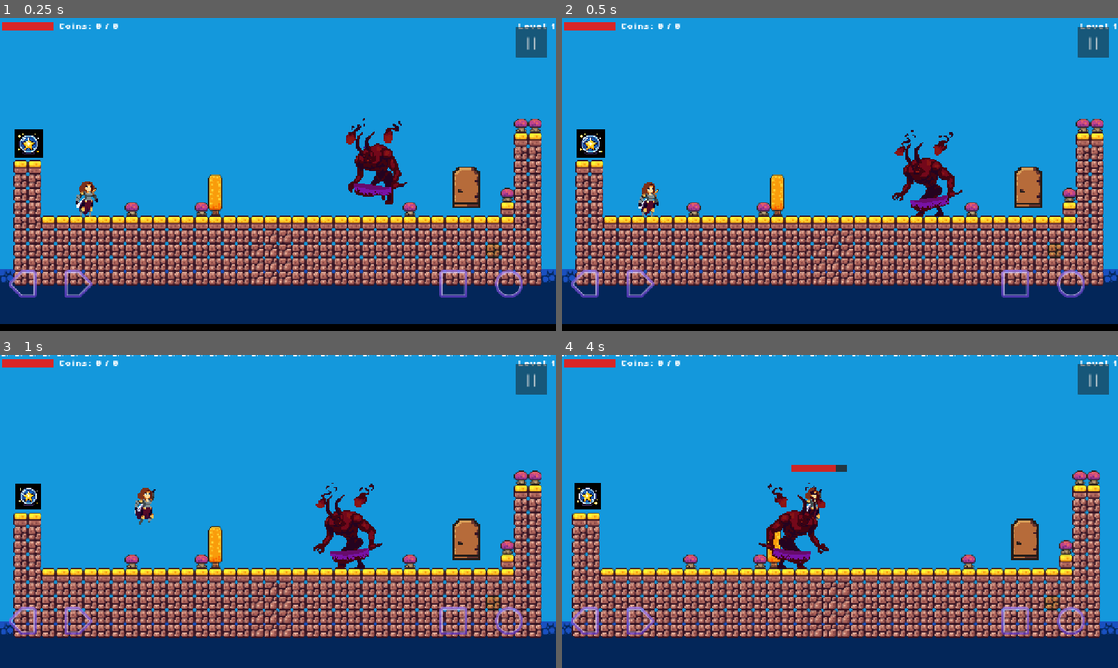
Above: before the commit, frames 1-4 (two rows, left to right).
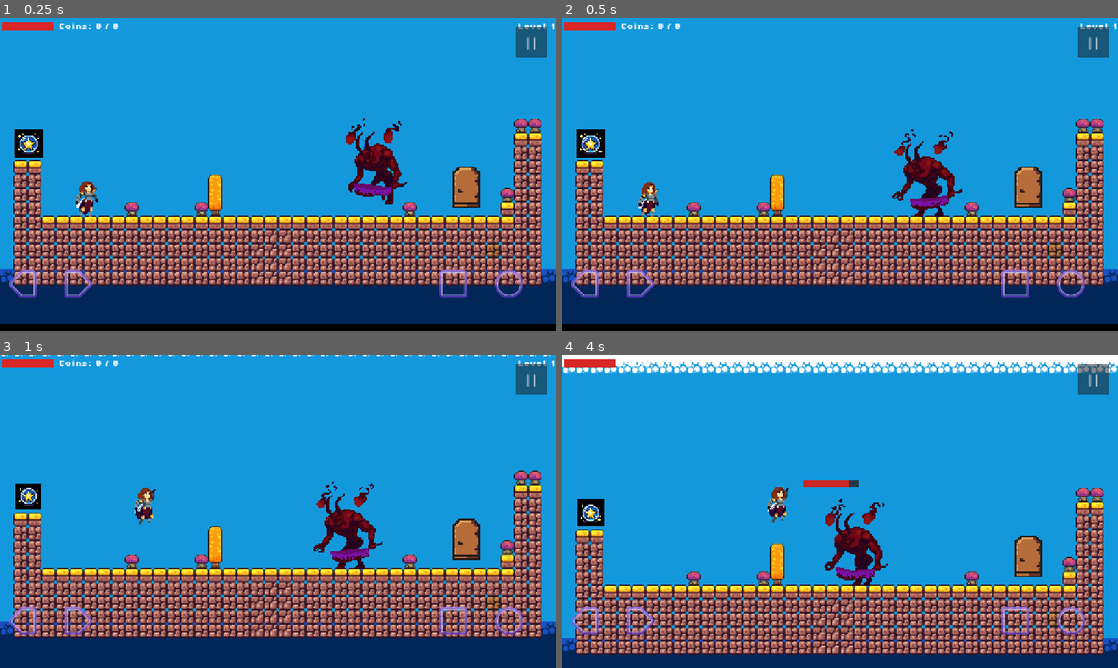
Above: after the commit, the same moments.

Repository: RazorRyan/PrincessCoinQuest
Game: Godot game, scene res://scenes/levels/forest_levels/BossLevel.tscn
The game is run twice, just before and just after one commit, with the same random seed, the same clock (stepped at 60 frames per second) and the same inputs. This scene is started directly instead of the project's main scene. Sound files missing from this copy of the repository are replaced by a short silence.
Inputs (mouse positions are in pixels of both pictures, inside the frame that each line leads up to):
- Up to frame 1 (0.25 s): no input
- Up to frame 2 (0.5 s): no input
- Up to frame 3 (1 s): tap Enter at 0.5 s; move the mouse to (400, 495) at 0.52 s; hold D (move_right) from 0.53 s (still down); tap J (attack) at 0.6 s; click (400, 495) at 0.67 s; tap Space (jump) at 0.77 s
- Up to frame 4 (4 s): move the mouse to (728, 527) at 1.27 s; tap J (attack) every 0.75 s from 1.35 to 3.6 s; tap Space (jump) at 1.52, 3.02, 3.77 s; move the mouse to (895, 442) at 2.02 s; release D (move_right) at 2.03 s; hold A (move_left) 2.03-2.78 s; move the mouse to (812, 574) at 2.77 s; hold D (move_right) from 2.78 s (still down); click (812, 574) at 2.92 s; move the mouse to (1006, 558) at 3.52 s

Frame 1 is identical in both runs. In frame 2, 0.3% of the frame differs, in the area x 59-72%, y 35-64%; in frame 3, 0.3%; in frame 4, 37%, in the area x 0-100%, y 0-96%.
Error in both runs: Invalid assignment of property or key 'text' with value of type 'String' on a base object of type 'null instance'. (res://scripts/ui/Hud.gd:22)

Commit message:
OPartial fix of hitbox between player and enemy. Boss can now attack

Diff:
--- a/src/scenes/enemies/DemonBossSlime.tscn
+++ b/src/scenes/enemies/DemonBossSlime.tscn
@@ -141,10 +141,10 @@
 }]
 
 [sub_resource type="RectangleShape2D" id="RectangleShape2D_body"]
-size = Vector2(17.166668, 32.666668)
+size = Vector2(35.0, 40.0)
 
 [sub_resource type="RectangleShape2D" id="RectangleShape2D_hitbox"]
-size = Vector2(30.333336, 38.81771)
+size = Vector2(51.0, 56.0)
 
 [node name="DemonBossSlime" type="CharacterBody2D" unique_id=281432987]
 z_index = 5
@@ -161,14 +161,14 @@
 autoplay = "walk"
 frame_progress = 0.26462528
 
-[node name="CollisionShape2D" type="CollisionShape2D" parent="." unique_id=1907556376]
-position = Vector2(16.333334, 15.333334)
+[node name="BodyCollision" type="CollisionShape2D" parent="." unique_id=1907556376]
+position = Vector2(0, 12)
 shape = SubResource("RectangleShape2D_body")
 
-[node name="Hitbox" type="Area2D" parent="." unique_id=1434465255]
+[node name="DamageArea" type="Area2D" parent="." unique_id=1434465255]
 
-[node name="CollisionShape2D" type="CollisionShape2D" parent="Hitbox" unique_id=200881086]
-position = Vector2(15.333333, 12.000001)
+[node name="DamageShape" type="CollisionShape2D" parent="DamageArea" unique_id=200881086]
+position = Vector2(0, 12)
 shape = SubResource("RectangleShape2D_hitbox")
 
 [node name="WallCheck" type="RayCast2D" parent="." unique_id=350682337]
--- a/src/scenes/enemies/Slime.tscn
+++ b/src/scenes/enemies/Slime.tscn
@@ -62,7 +62,7 @@
 size = Vector2(11.666667, 15)
 
 [sub_resource type="RectangleShape2D" id="RectangleShape2D_qf73r"]
-size = Vector2(15.333334, 14.96875)
+size = Vector2(24.0, 28.0)
 
 [node name="Slime" type="CharacterBody2D" unique_id=1885526685]
 scale = Vector2(2, 2)
@@ -75,13 +75,13 @@
 animation = &"hurt"
 autoplay = "walk"
 
-[node name="CollisionShape2D" type="CollisionShape2D" parent="." unique_id=1203670601]
+[node name="BodyCollision" type="CollisionShape2D" parent="." unique_id=1203670601]
 position = Vector2(-0.16666651, 4.5)
 shape = SubResource("RectangleShape2D_qfcr1")
 
-[node name="Hitbox" type="Area2D" parent="." unique_id=1270978030]
+[node name="DamageArea" type="Area2D" parent="." unique_id=1270978030]
 
-[node name="CollisionShape2D" type="CollisionShape2D" parent="Hitbox" unique_id=1297392865]
+[node name="DamageShape" type="CollisionShape2D" parent="DamageArea" unique_id=1297392865]
 position = Vector2(-2.3841858e-07, 4.3333335)
 shape = SubResource("RectangleShape2D_qf73r")
 
--- a/src/scripts/enemies/DemonBossSlime.gd
+++ b/src/scripts/enemies/DemonBossSlime.gd
@@ -8,14 +8,14 @@
 @export var hp := 10
 @export var knockback_force := 60.0
 @export var detection_range := 220.0
-@export var stop_distance := 40.0
+@export var stop_distance := 80.0
 @export var attack_cooldown := 1.0
 
 @onready var sprite: AnimatedSprite2D = $AnimatedSprite2D
 @onready var wall_check: RayCast2D = $WallCheck
 @onready var floor_check: RayCast2D = $FloorCheck
-@onready var hitbox: Area2D = $Hitbox
-@onready var collision_shape: CollisionShape2D = $CollisionShape2D
+@onready var hitbox: Area2D = $DamageArea              # Area that hurts the player on contact
+@onready var collision_shape: CollisionShape2D = $BodyCollision  # Physics body shape (floor/wall)
 @onready var _splat_sfx: AudioStreamPlayer2D = $splat_sfx
 @onready var _hit_sfx: AudioStreamPlayer2D = $hit_sfx
 
@@ -24,6 +24,7 @@
 var _knockback_timer := 0.0
 var _is_hurt := false
 var _is_dying := false
+var _is_attacking := false
 var _can_take_hit := true
 var _can_attack := true
 var _max_hp: int
@@ -80,6 +81,7 @@
 				velocity.x = spd * dir_sign
 			else:
 				velocity.x = 0.0
+				_try_attack()
 		else:
 			_do_patrol()
 	else:
@@ -101,12 +103,34 @@
 		sprite.flip_h = direction > 0
 		_flip_cooldown = 0.5
 
-	if not _is_hurt and not _is_dying:
+	if not _is_hurt and not _is_dying and not _is_attacking:
 		_play_anim("walk")
 
 func _do_patrol() -> void:
 	var spd := patrol_speed * (1.5 if _enraged else 1.0)
 	velocity.x = spd * direction
+
+
+func _try_attack() -> void:
+	if _can_attack and not _is_attacking and not _is_hurt and not _is_dying:
+		_is_attacking = true
+		_can_attack = false
+		_play_anim("attack")
+		# Strike frame lands at ~60% through the 3-frame animation (speed 5 → 0.6 s total).
+		await get_tree().create_timer(0.35).timeout
+		# Deal damage if player is still in range.
+		if not _is_dying and _player != null and is_instance_valid(_player):
+			var dist := global_position.distance_to(_player.global_position)
+			if dist <= stop_distance * 1.4 and _player.has_method("take_damage"):
+				_player.take_damage(1, global_position)
+		# Wait for animation to finish.
+		await get_tree().create_timer(0.25).timeout
+		if not _is_dying:
+			_is_attacking = false
+		# Cooldown before next attack.
+		await get_tree().create_timer(attack_cooldown).timeout
+		if not _is_dying:
+			_can_attack = true
 
 func _play_anim(anim_name: String) -> void:
 	if sprite.sprite_frames and sprite.sprite_frames.has_animation(anim_name):
@@ -188,7 +212,10 @@
 	queue_free()
 
 func _on_hitbox_body_entered(body: Node2D) -> void:
-	if body.name == "Player" and body.has_method("take_damage") and _can_attack:
+	# Passive contact damage — only fires when the player walks INTO the boss
+	# while the boss is NOT actively attacking (attack damage is handled by _try_attack).
+	if body.name == "Player" and body.has_method("take_damage") \
+			and not _is_attacking and _can_attack:
 		_can_attack = false
 		body.take_damage(1, global_position)
 		await get_tree().create_timer(attack_cooldown).timeout
--- a/src/scripts/enemies/Slime.gd
+++ b/src/scripts/enemies/Slime.gd
@@ -11,7 +11,7 @@
 @onready var sprite: AnimatedSprite2D = $AnimatedSprite2D
 @onready var wall_check: RayCast2D = $WallCheck
 @onready var floor_check: RayCast2D = $FloorCheck
-@onready var hitbox: Area2D = $Hitbox
+@onready var hitbox: Area2D = $DamageArea        # Area that hurts the player on contact
 @onready var _splat_sfx: AudioStreamPlayer2D = $splat_sfx
 @onready var _hit_sfx: AudioStreamPlayer2D = $hit_sfx
 
Not shown, changed: src/export_presets.cfg
Not shown, changed: src/CHANGELOG.md
